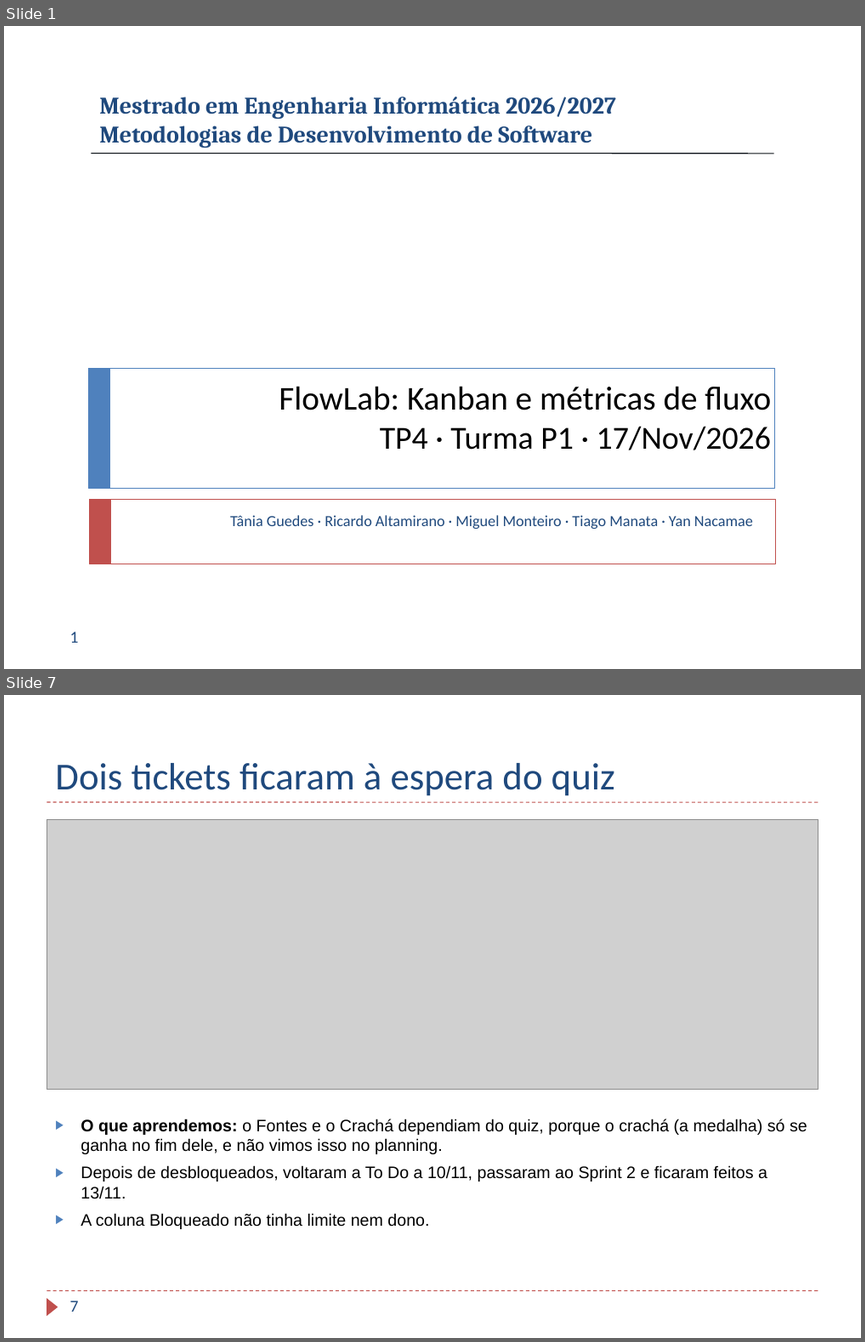
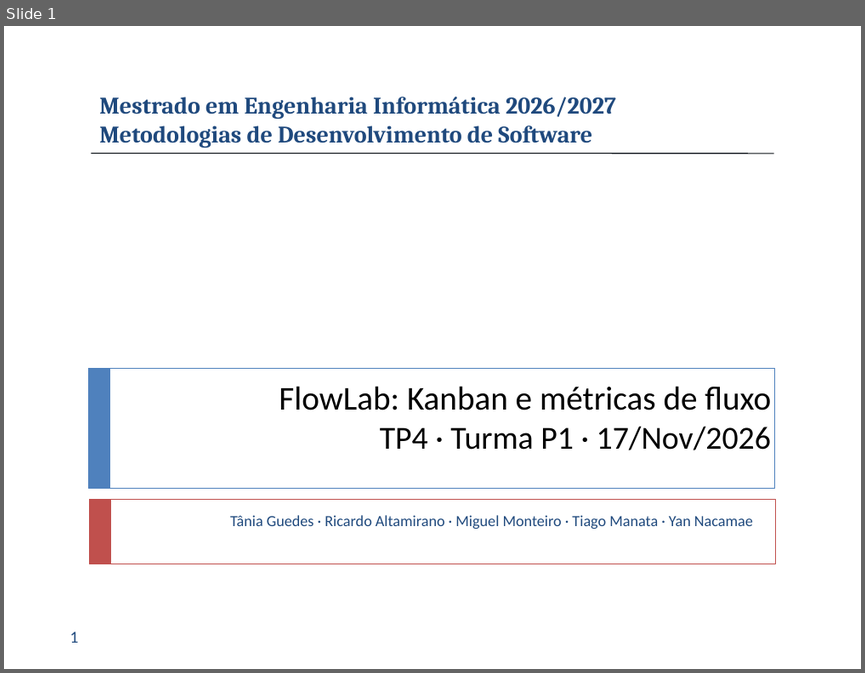
Before and after one commit to TaniaBmGuedes/MDS-TP4, a slide deck: entrega/07_Apresentacao_Final.pptx. Shown one above the other, each under a label of ours: slides 1 and 7 before the commit, slide 1 after it; the slides between them are not shown. The pictures are 865x1342 and 865x673 pixels, drawn with LibreOffice and Linux fonts; fonts in the diff are those of the drawing; grey boxes stand for pictures; background and template pictures are left out. Boxes give left, top, right and bottom in pixels: in the first picture for what was removed or moved away, otherwise in the second. Text is boxed around its words. In the diff, an @@ line names an element or a change of style, - is before the commit and + after.

```diff
--- a/entrega/07_Apresentacao_Final.pptx
+++ b/entrega/07_Apresentacao_Final.pptx
@@ slide 7 removed at [4, 695, 861, 1338], background #FFFFFF @@
@@ title removed at [55, 763, 615, 796] @@
-Dois tickets ficaram à espera do quiz
@@ line removed from (46, 802) to (818, 802) @@
@@ picture removed at [46, 819, 818, 1089] @@
@@ text removed at [80, 1118, 807, 1229] @@
-▶ O que aprendemos: o Fontes e o Crachá dependiam do quiz, porque o crachá (a medalha) só se ganha no fim dele, e não vimos isso no planning.
-▶ Depois de desbloqueados, voltaram a To Do a 10/11, passaram ao Sprint 2 e ficaram feitos a 13/11.
-▶ A coluna Bloqueado não tinha limite nem dono.
@@ line removed from (46, 1291) to (818, 1291) @@
@@ triangle removed at [46, 1298, 58, 1315] @@
@@ page number removed at [70, 1300, 79, 1311] @@
-7
```
Also in this commit, not shown: 5 slides changed, 5 slides added, 3 other slides removed.
